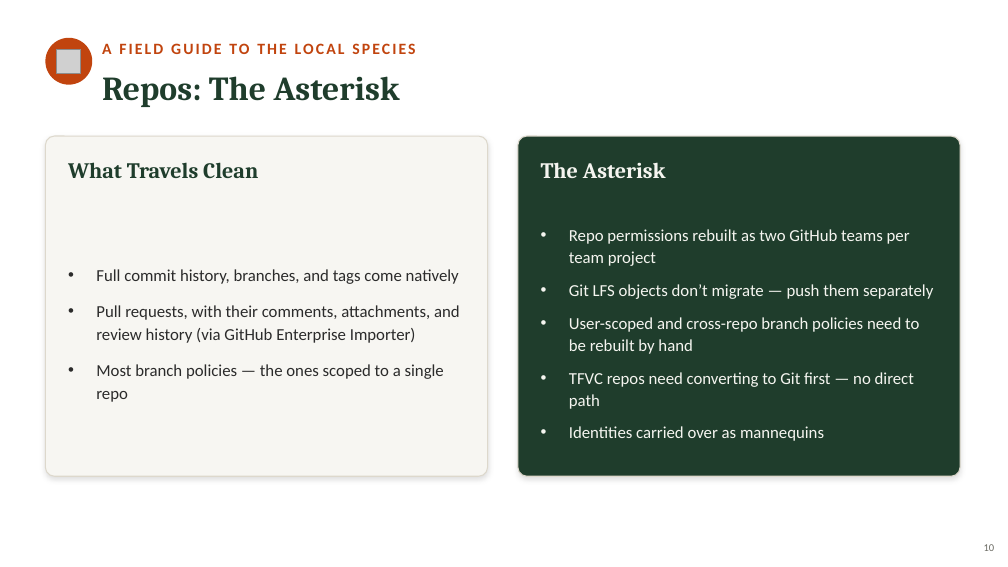
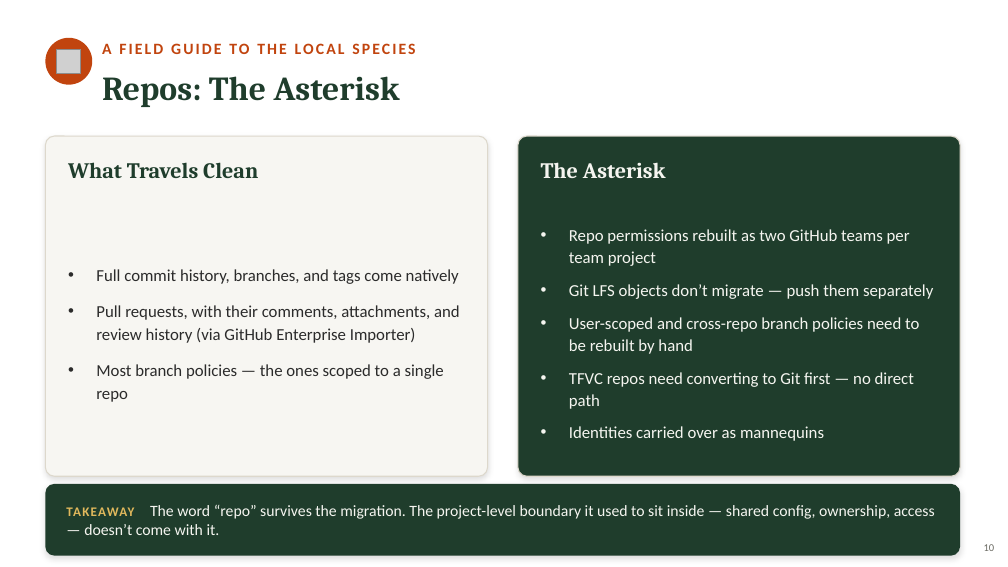
Before and after one commit to neumann1990/Azure_DevOps_To_GitHub, a slide deck: slide 10 of presentation/azure-devops-to-github-the-great-migration-FULL-DECK.pptx. Drawn at 1008x567 pixels with LibreOffice and Linux fonts; fonts in the diff are those of the drawing; grey boxes stand for pictures. Boxes give left, top, right and bottom in pixels: in the first picture for what was removed or moved away, otherwise in the second. Text is boxed around its words. In the diff, an @@ line names an element or a change of style, - is before the commit and + after.

Commit message:
Addition to PP about repo differences

```diff
--- a/presentation/azure-devops-to-github-the-great-migration-FULL-DECK.pptx
+++ b/presentation/azure-devops-to-github-the-great-migration-FULL-DECK.pptx
@@ rounded rectangle added at (45,484,960,556), fill #1F3D2C @@
@@ text added at (84,505,935,535), 15 pt, text #F5F5F0 @@
+TAKEAWAY The word “repo” survives the migration. The project-level boundary it used to sit inside — shared config, ownership, access — doesn’t come with it.
```
Also in this commit, not shown: 2 other slides changed.
